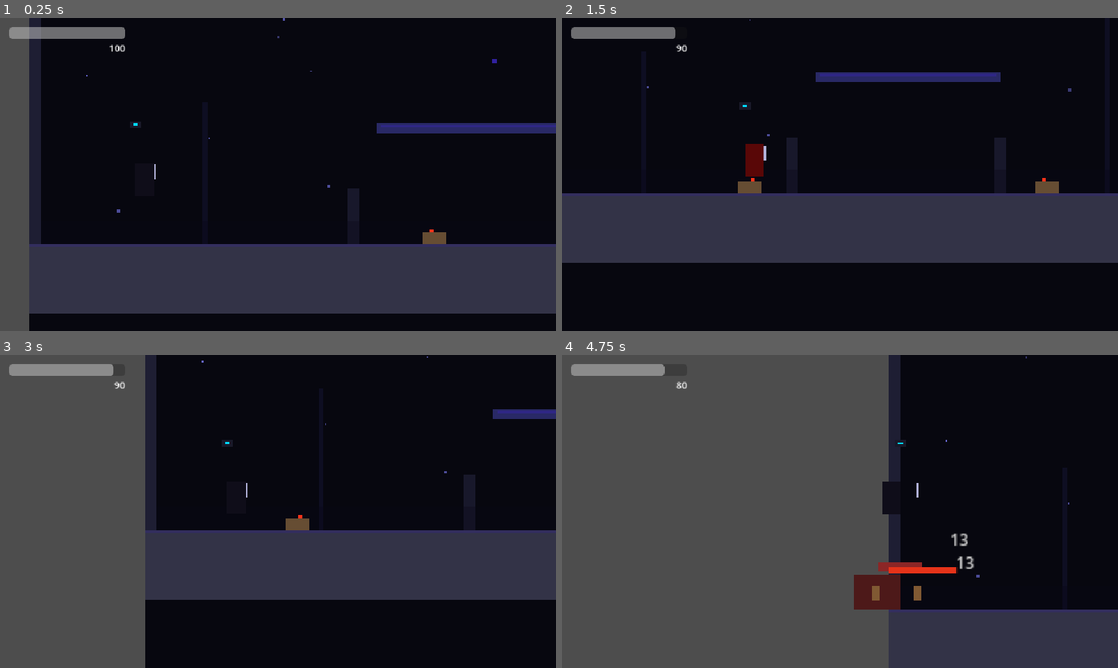
Above: before the commit, frames 1-4 (two rows, left to right).
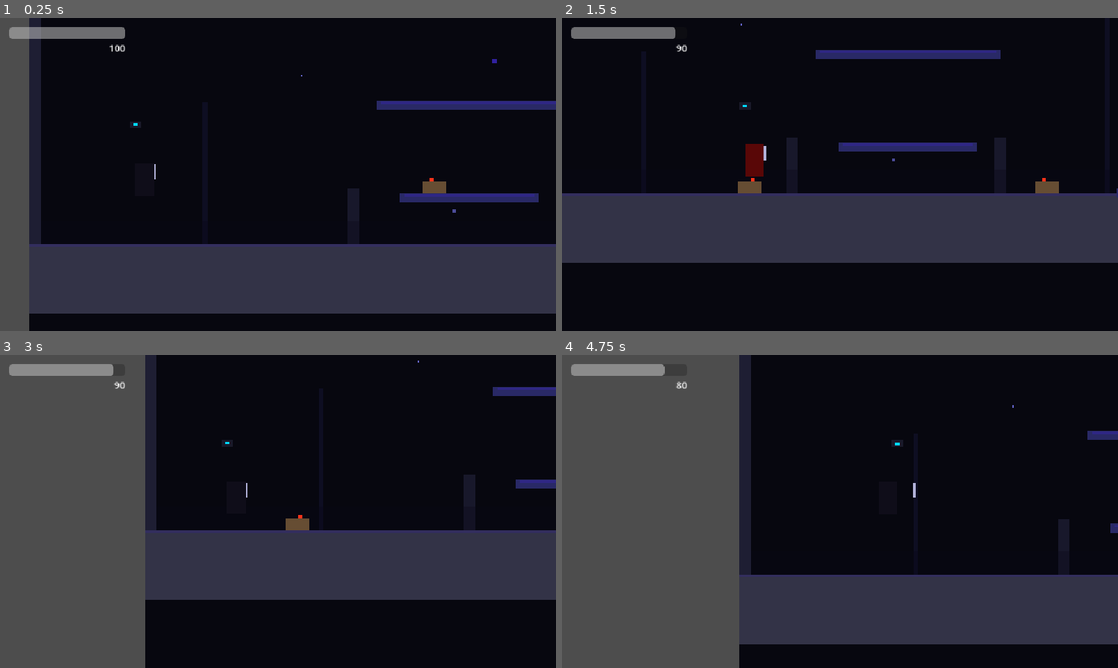
Above: after the commit, the same moments.

Repository: yuejiyanshijie-cell/VoidHunter
Game: Godot game, scene res://scenes/main_level.tscn
Two runs of this game, one before a commit and one after it. Both use one fixed random seed, a clock stepped at 60 frames per second and the inputs below.
Inputs (mouse positions are in pixels of both pictures, inside the frame that each line leads up to):
- Up to frame 1 (0.25 s): no input
- Up to frame 2 (1.5 s): move the mouse to (962, 158) at 0.52 s; hold D (move_right) from 0.53 s (still down); click (962, 158) at 0.6 s; tap W (jump) at 0.77 s; move the mouse to (728, 190) at 1.27 s; click (728, 190) at 1.35 s
- Up to frame 3 (3 s): tap W (jump) at 1.52 s; tap Enter at 2 s; move the mouse to (333, 442) at 2.02 s; release D (move_right) at 2.03 s; hold A (move_left) 2.03-2.78 s; tap Shift (dash) at 2.1 s; click (333, 442) at 2.3 s; move the mouse to (250, 574) at 2.77 s; hold D (move_right) from 2.78 s (still down); tap Page Down (dodge) at 2.85 s
- Up to frame 4 (4.75 s): tap W (jump) at 3.02, 3.77, 4.52 s; click (812, 574) at 3.05 s; move the mouse to (1006, 558) at 3.52 s; click (1006, 558) at 3.6 s; move the mouse to (673, 464) at 4.27 s; release D (move_right) at 4.28 s; hold A (move_left) from 4.28 s (still down); click (673, 464) at 4.35 s

The runs differ from the first frame. In frame 1, 3.1% of the frame differs, in the area x 15-100%, y 0-73%; in frame 2, 2.7%; in frame 3, 0.9%; in frame 4, 36%, in the area x 31-100%, y 0-100%.

Commit message:
游戏机制大更新：弹反系统 / 闪避无敌帧 / 地图3倍扩宽(9600px) / 命中闪白 / 死亡爆炸特效 / 塔区和地下平台

Diff:
--- a/scripts/player/player.gd
+++ b/scripts/player/player.gd
@@ -32,6 +32,12 @@
 var can_attack: bool = true
 var is_dodging: bool = false
 var dodge_cooldown_timer: float = 0.0
+var is_parrying: bool = false
+var parry_window: float = 0.0
+const PARRY_STUN_DURATION: float = 1.5
+const PARRY_WINDOW_TIME: float = 0.1
+var invincibility_time: float = GameConstants.PLAYER_DASH_DURATION * 1.1
+var _inv_timer: float = 0.0
 
 # 子节点引用
 @onready var wall_detector: RayCast2D = $WallDetector
@@ -186,6 +192,13 @@
 	dash_cooldown_timer = move_toward(dash_cooldown_timer, 0, delta)
 	dodge_cooldown_timer = move_toward(dodge_cooldown_timer, 0, delta)
 	wall_jump_timer = move_toward(wall_jump_timer, 0, delta)
+	parry_window = move_toward(parry_window, 0, delta)
+	if is_parrying and parry_window <= 0:
+		is_parrying = false
+	if _inv_timer > 0:
+		_inv_timer -= delta
+		if _inv_timer <= 0 and hurtbox and not is_dodging:
+			hurtbox.monitoring = true
 
 	if jump_buffer_timer > 0:
 		jump_buffer_timer -= delta
@@ -431,7 +444,7 @@
 			if enemy is CharacterBody2D:
 				enemy.velocity.x += kb * 350
 				enemy.velocity.y -= 120
-			_spawn_hit_fx(enemy.global_position)
+			_spawn_hit_fx(enemy.global_position, enemy)
 			EventBus.damage_number_request.emit(current_atk_dmg, enemy.global_position, true)
 
 	if hit_count > 0:
@@ -575,7 +588,7 @@
 			enemy.take_damage(current_atk_dmg, self)
 			attack_hit_list.append(enemy)
 			hit_count += 1
-			_spawn_hit_fx(enemy.global_position)
+			_spawn_hit_fx(enemy.global_position, enemy)
 			# 连击击退递增
 			var kb := KNOCKBACK_BASE + KNOCKBACK_PER_COMBO * attack_combo
 			if enemy is CharacterBody2D:
@@ -722,7 +735,7 @@
 			var kb: float = sign(enemy.global_position.x - global_position.x)
 			if enemy is CharacterBody2D:
 				enemy.velocity.x += kb * 500
-			_spawn_hit_fx(enemy.global_position)
+			_spawn_hit_fx(enemy.global_position, enemy)
 			EventBus.damage_number_request.emit(current_atk_dmg, enemy.global_position, true)
 
 	if hit_count > 0:
@@ -781,7 +794,7 @@
 # =============================================================================
 # 特效生成
 # =============================================================================
-func _spawn_hit_fx(pos: Vector2) -> void:
+func _spawn_hit_fx(pos: Vector2, enemy: Node2D = null) -> void:
 	# 命中火花
 	for _i: int in range(5):
 		var spark := ColorRect.new()
@@ -796,6 +809,12 @@
 		s.parallel().tween_property(spark, "color:a", 0.0, 0.25)
 		s.parallel().tween_property(spark, "size", Vector2.ZERO, 0.25)
 		s.tween_callback(spark.queue_free)
+	# 敌人白色闪光
+		if enemy:
+			enemy.modulate = Color(2, 2, 2, 1)
+			await get_tree().create_timer(0.05).timeout
+			if is_instance_valid(enemy):
+				enemy.modulate = Color(1, 1, 1, 1)
 
 	# 圆形波纹
 	var ripple := ColorRect.new()
@@ -898,7 +917,7 @@
 				if enemy is CharacterBody2D:
 					enemy.velocity.x += facing_direction * GameConstants.SKILL1_KNOCKBACK
 				EventBus.damage_number_request.emit(GameConstants.SKILL1_DAMAGE, enemy.global_position, false)
-				_spawn_hit_fx(enemy.global_position)
+				_spawn_hit_fx(enemy.global_position, enemy)
 		EventBus.screen_shake_request.emit(4.0, 0.08)
 	)
 
@@ -939,7 +958,7 @@
 				enemy.take_damage(GameConstants.SKILL2_DAMAGE, self)
 				hit_count += 1
 				EventBus.damage_number_request.emit(GameConstants.SKILL2_DAMAGE, enemy.global_position, false)
-				_spawn_hit_fx(enemy.global_position)
+				_spawn_hit_fx(enemy.global_position, enemy)
 		if hit_count > 0:
 			EventBus.screen_shake_request.emit(5.0, 0.1)
 			EventBus.time_scale_request.emit(0.6, 0.05)
--- a/scripts/scene/level_builder.gd
+++ b/scripts/scene/level_builder.gd
@@ -3,7 +3,10 @@
 
 const GROUND_Y: float = 480.0
 const GROUND_HEIGHT: float = 60.0
-const GROUND_WIDTH: float = 2000.0
+const GROUND_WIDTH: float = 9600.0
+const CAVE_Y: float = 700.0
+const GAP_START: float = 3800.0
+const GAP_END: float = 4600.0
 
 const WALL_COLOR: Color = Color(0.12, 0.12, 0.20)
 const FLOOR_COLOR: Color = Color(0.2, 0.2, 0.28)
@@ -12,16 +15,57 @@
 
 # [x, y, width] — 精心设计的跑酷路线
 const PLATFORMS: Array[Array] = [
-	[300, 380, 160],
-	[520, 320, 140],
-	[700, 380, 120],
-	[880, 300, 180],
-	[1100, 360, 130],
-	[1300, 280, 160],
-	[1480, 340, 140],
-	[600, 240, 100],
-	[1000, 210, 110],
-	[1400, 200, 120],
+	# --- 上层路径 (高空) ---
+	[300, 360, 160],
+	[520, 300, 140],
+	[700, 360, 120],
+	[880, 280, 180],
+	[1100, 340, 130],
+	[1300, 260, 160],
+	[1480, 320, 140],
+	[600, 220, 100],
+	[1000, 190, 110],
+	[1400, 180, 120],
+	[1700, 240, 140],
+	[1900, 300, 130],
+	[2100, 350, 150],
+	[2300, 260, 120],
+	[2500, 320, 140],
+	# --- 下层洞穴 (CAVE_Y 附近) ---
+	[280, 680, 130],
+	[460, 650, 140],
+	[660, 690, 140],
+	[880, 660, 160],
+	[1120, 680, 130],
+	[1360, 640, 150],
+	[1600, 670, 120],
+	[1860, 700, 140],
+	# --- 中层连接 ---
+	[320, 440, 120],
+	[560, 480, 110],
+	[920, 430, 130],
+	[1200, 420, 120],
+	[1520, 460, 140],
+	# --- 扩展区域上层 ---
+	[2800, 280, 130],
+	[3100, 340, 120],
+	[3400, 220, 140],
+	[3700, 180, 120],
+	[5000, 300, 140],
+	[5300, 200, 130],
+	[5600, 340, 150],
+	[5900, 260, 120],
+	[6200, 320, 140],
+	[6600, 200, 130],
+	[7000, 360, 150],
+	# --- 扩展区域下层 ---
+	[4800, 680, 130],
+	[5100, 650, 140],
+	[5400, 690, 150],
+	[5800, 660, 120],
+	[6300, 680, 140],
+	[6800, 640, 130],
+	[7200, 700, 150],
 ]
 
 
@@ -73,32 +117,65 @@
 # 地面
 # ============================================================
 func _create_ground() -> void:
-	var ground: StaticBody2D = StaticBody2D.new()
-	ground.name = "Ground"
-	ground.position = Vector2(GROUND_WIDTH / 2, GROUND_Y + GROUND_HEIGHT / 2)
-	ground.collision_layer = 1
-	ground.collision_mask = 0
-
-	var coll: CollisionShape2D = CollisionShape2D.new()
-	var rect: RectangleShape2D = RectangleShape2D.new()
-	rect.size = Vector2(GROUND_WIDTH, GROUND_HEIGHT)
-	coll.shape = rect
-	ground.add_child(coll)
-
-	var vis: ColorRect = ColorRect.new()
-	vis.color = FLOOR_COLOR
-	vis.size = Vector2(GROUND_WIDTH, GROUND_HEIGHT)
-	vis.position = Vector2(-GROUND_WIDTH / 2, -GROUND_HEIGHT / 2)
-	ground.add_child(vis)
-
-	# 地面发光顶部线
-	var glow: ColorRect = ColorRect.new()
-	glow.color = Color(0.2, 0.15, 0.5, 0.4)
-	glow.size = Vector2(GROUND_WIDTH, 2)
-	glow.position = Vector2(-GROUND_WIDTH / 2, -GROUND_HEIGHT / 2)
-	ground.add_child(glow)
-
-	add_child(ground)
+	# 地面被缺口分为左右两段
+	var segments: Array[Dictionary] = [
+		{"start": 0, "end": GAP_START},
+		{"start": GAP_END, "end": GROUND_WIDTH},
+	]
+
+	for seg: Dictionary in segments:
+		var seg_w: float = seg["end"] - seg["start"]
+		var seg_cx: float = seg["start"] + seg_w / 2
+
+		var ground: StaticBody2D = StaticBody2D.new()
+		ground.name = "Ground"
+		ground.position = Vector2(seg_cx, GROUND_Y + GROUND_HEIGHT / 2)
+		ground.collision_layer = 1
+		ground.collision_mask = 0
+
+		var coll: CollisionShape2D = CollisionShape2D.new()
+		var rect: RectangleShape2D = RectangleShape2D.new()
+		rect.size = Vector2(seg_w, GROUND_HEIGHT)
+		coll.shape = rect
+		ground.add_child(coll)
+
+		var vis: ColorRect = ColorRect.new()
+		vis.color = FLOOR_COLOR
+		vis.size = Vector2(seg_w, GROUND_HEIGHT)
+		vis.position = Vector2(-seg_w / 2, -GROUND_HEIGHT / 2)
+		ground.add_child(vis)
+
+		var glow: ColorRect = ColorRect.new()
+		glow.color = Color(0.2, 0.15, 0.5, 0.4)
+		glow.size = Vector2(seg_w, 2)
+		glow.position = Vector2(-seg_w / 2, -GROUND_HEIGHT / 2)
+		ground.add_child(glow)
+
+		add_child(ground)
+
+	# 缺口尖刺
+	var spike_count: int = int((GAP_END - GAP_START) / 32)
+	for i: int in range(spike_count):
+		var spike: ColorRect = ColorRect.new()
+		var sx: float = GAP_START + i * 32 + 16
+		spike.size = Vector2(20, 14)
+		spike.position = Vector2(sx - 10, GROUND_Y - 6)
+		spike.color = Color(0.5, 0.05, 0.05, 1)
+		spike.z_index = 1
+		add_child(spike)
+
+		# 尖刺碰撞
+		var spike_body: StaticBody2D = StaticBody2D.new()
+		spike_body.position = Vector2(sx, GROUND_Y)
+		spike_body.collision_layer = 0
+		spike_body.collision_mask = 0
+		var spike_coll: CollisionShape2D = CollisionShape2D.new()
+		var spike_shape: RectangleShape2D = RectangleShape2D.new()
+		spike_shape.size = Vector2(16, 12)
+		spike_coll.shape = spike_shape
+		spike_body.add_child(spike_coll)
+		spike_body.set_meta("is_spike", true)
+		add_child(spike_body)
 
 
 # ============================================================
